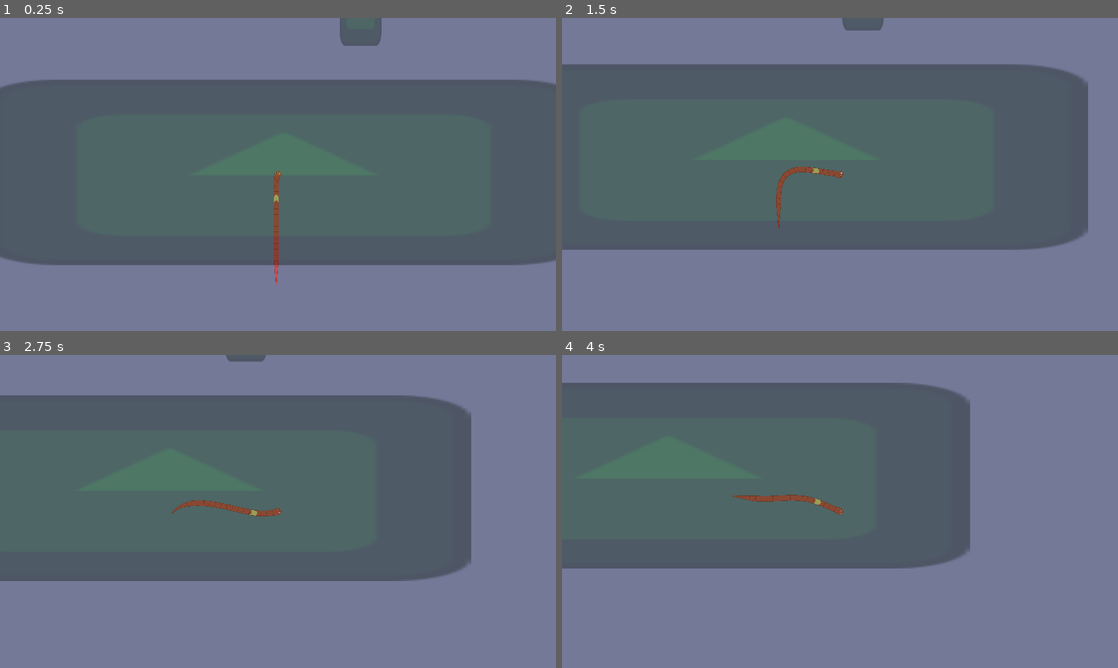
Above: before the commit, frames 1-4 (two rows, left to right).
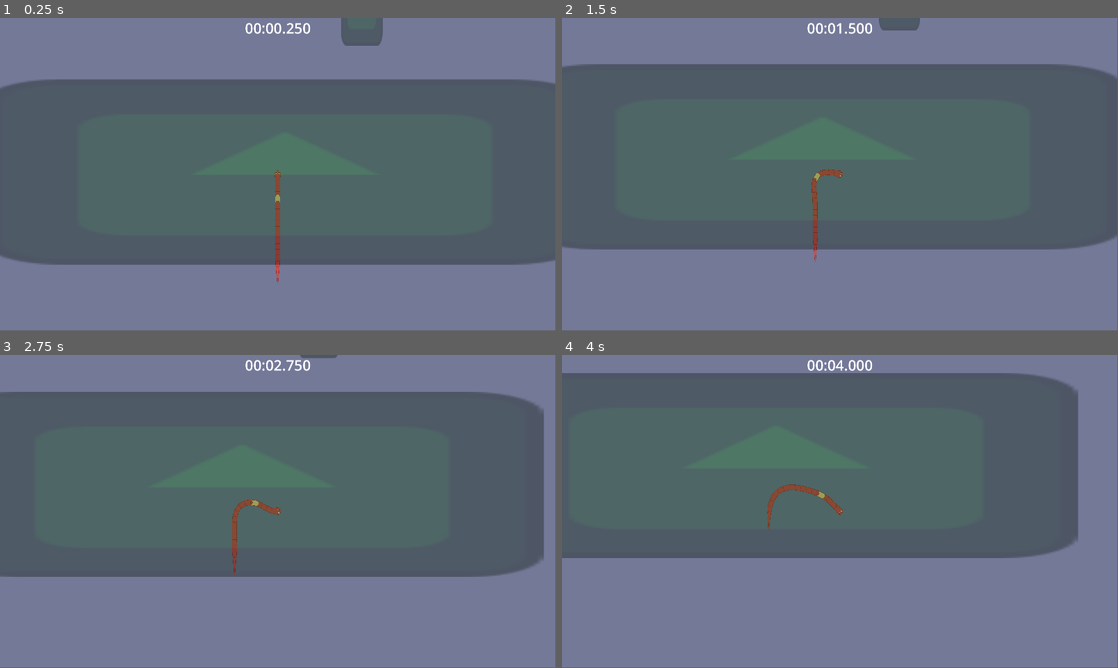
Above: after the commit, the same moments.

Repository: antax02/Mask-Spelet
Game: Godot game, scene res://scenes/levels/test_level.tscn
Same seed, same stepped clock (60 frames per second), same inputs: the game is played once before the commit and once after it. Before the commit the project starts from res://scenes/test/test_level.tscn. The engine's default icon, where the game draws it, is replaced by a stand-in: a white triangle on a blue panel in a dark square.
Inputs (mouse positions are in pixels of both pictures, inside the frame that each line leads up to):
- Up to frame 1 (0.25 s): no input
- Up to frame 2 (1.5 s): move the mouse to (962, 158) at 0.52 s; move the mouse to (728, 190) at 1.27 s
- Up to frame 3 (2.75 s): move the mouse to (333, 442) at 2.02 s
- Up to frame 4 (4 s): move the mouse to (812, 574) at 2.77 s; move the mouse to (1006, 558) at 3.52 s
In our replay, the window is 800x450 before the commit and 799x449 after it. These sizes can differ from the game's own. Grey fills any space a smaller window leaves; there, only what the larger window draws over its background counts as a difference.

The runs differ from the first frame. In frame 1, 0.5% of the frame differs, in the area x 44-100%, y 0-86%; in frame 2, 4.4%; in frame 3, 11%; in frame 4, 17%, in the area x 0-93%, y 1-69%.

Commit message:
Refactor player, timer, and finish logic structure
Moved player, timer, and procedural animation scenes and scripts into dedicated subfolders for better organization. Replaced finish line Area2D with a ground node marked as 'finish' and updated player logic to emit a signal when reaching the finish. Refactored timer UI and script to connect to the new player signal and display final time. Cleaned up unused input actions and removed obsolete finish and player scenes/scripts.

Diff:
--- a/project.godot
+++ b/project.godot
@@ -19,32 +19,16 @@
 
 window/size/viewport_width=1920
 window/size/viewport_height=1080
-window/size/mode=4
 window/size/resizable=false
 window/size/borderless=true
-window/stretch/mode="viewport"
+
+[global_group]
+
+finish=""
+ground=""
 
 [input]
 
-up={
-"deadzone": 0.2,
-"events": [Object(InputEventKey,"resource_local_to_scene":false,"resource_name":"","device":-1,"window_id":0,"alt_pressed":false,"shift_pressed":false,"ctrl_pressed":false,"meta_pressed":false,"pressed":false,"keycode":0,"physical_keycode":87,"key_label":0,"unicode":119,"location":0,"echo":false,"script":null)
-]
-}
-left={
-"deadzone": 0.2,
-"events": [Object(InputEventKey,"resource_local_to_scene":false,"resource_name":"","device":-1,"window_id":0,"alt_pressed":false,"shift_pressed":false,"ctrl_pressed":false,"meta_pressed":false,"pressed":false,"keycode":0,"physical_keycode":65,"key_label":0,"unicode":97,"location":0,"echo":false,"script":null)
-]
-}
-down={
-"deadzone": 0.2,
-"events": [Object(InputEventKey,"resource_local_to_scene":false,"resource_name":"","device":-1,"window_id":0,"alt_pressed":false,"shift_pressed":false,"ctrl_pressed":false,"meta_pressed":false,"pressed":false,"keycode":0,"physical_keycode":83,"key_label":0,"unicode":115,"location":0,"echo":false,"script":null)
-]
-}
-right={
-"deadzone": 0.2,
-"events": []
-}
 restart={
 "deadzone": 0.2,
 "events": [Object(InputEventKey,"resource_local_to_scene":false,"resource_name":"","device":-1,"window_id":0,"alt_press …(192 unchanged characters)…
--- a/scenes/UI/timer.tscn
+++ b/scenes/UI/timer.tscn
@@ -1,12 +1,6 @@
-[gd_scene load_steps=4 format=3 uid="uid://blp4d7idks2cp"]
+[gd_scene load_steps=2 format=3 uid="uid://52gps2rhq7b7"]
 
-[ext_resource type="Script" uid="uid://codqpxn6tswk4" path="res://scripts/timer.gd" id="1_fkwmc"]
-
-[sub_resource type="LabelSettings" id="LabelSettings_fkwmc"]
-font_size = 36
-
-[sub_resource type="LabelSettings" id="LabelSettings_npa5i"]
-font_size = 36
+[ext_resource type="Script" uid="uid://codqpxn6tswk4" path="res://scripts/ui/timer.gd" id="1_fkwmc"]
 
 [node name="Timer" type="Control"]
 layout_mode = 3
@@ -17,14 +11,14 @@
 grow_vertical = 2
 script = ExtResource("1_fkwmc")
 
-[node name="TimerLabel" type="Label" parent="."]
-layout_mode = 0
-offset_right = 40.0
-offset_bottom = 23.0
-label_settings = SubResource("LabelSettings_fkwmc")
-
-[node name="FinalTimeLabel" type="Label" parent="."]
-layout_mode = 0
-offset_right = 40.0
-offset_bottom = 23.0
-label_settings = SubResource("LabelSettings_npa5i")
+[node name="TimeLabel" type="Label" parent="."]
+layout_mode = 1
+anchors_preset = 5
+anchor_left = 0.5
+anchor_right = 0.5
+offset_left = -112.0
+offset_right = 112.0
+offset_bottom = 137.0
+grow_horizontal = 2
+theme_override_font_sizes/font_size = 50
+text = "00:00:00.000"
--- a/scenes/basic_ground.tscn
+++ b/scenes/enviroment/ground_basic.tscn
@@ -5,13 +5,11 @@
 [sub_resource type="RectangleShape2D" id="RectangleShape2D_q5u81"]
 size = Vector2(128, 128)
 
-[node name="GroundBasic" type="Node2D"]
-
-[node name="Area2D" type="Area2D" parent="."]
-
-[node name="CollisionShape2D" type="CollisionShape2D" parent="Area2D"]
-shape = SubResource("RectangleShape2D_q5u81")
+[node name="GroundBasic" type="Area2D" groups=["ground"]]
 
 [node name="Sprite2D" type="Sprite2D" parent="."]
 self_modulate = Color(0, 0.4509804, 0, 0.32941177)
 texture = ExtResource("1_x7ils")
+
+[node name="CollisionShape2D" type="CollisionShape2D" parent="."]
+shape = SubResource("RectangleShape2D_q5u81")
--- a/scenes/finish.tscn
+++ /dev/null
@@ -1,17 +0,0 @@
-[gd_scene load_steps=4 format=3 uid="uid://cwx7frkabknei"]
-
-[ext_resource type="Texture2D" uid="uid://dbxt8py5723yj" path="res://icon.svg" id="1_4piks"]
-[ext_resource type="Script" uid="uid://d084ucl1757ec" path="res://scripts/finish.gd" id="1_nrefy"]
-
-[sub_resource type="RectangleShape2D" id="RectangleShape2D_f815f"]
-size = Vector2(127, 127)
-
-[node name="Finish" type="Area2D"]
-script = ExtResource("1_nrefy")
-
-[node name="CollisionShape2D" type="CollisionShape2D" parent="."]
-position = Vector2(0.5, 0.5)
-shape = SubResource("RectangleShape2D_f815f")
-
-[node name="Sprite2D" type="Sprite2D" parent="."]
-texture = ExtResource("1_4piks")
--- a/scenes/test/test_level.tscn
+++ b/scenes/levels/test_level.tscn
@@ -1,8 +1,8 @@
 [gd_scene load_steps=4 format=3 uid="uid://l5xwkiyk7f8m"]
 
-[ext_resource type="PackedScene" uid="uid://bggnwmnubx1wk" path="res://scenes/player.tscn" id="1_ipv86"]
-[ext_resource type="PackedScene" uid="uid://dr2whnta44ipn" path="res://scenes/basic_ground.tscn" id="3_mr7is"]
-[ext_resource type="PackedScene" uid="uid://cwx7frkabknei" path="res://scenes/finish.tscn" id="4_aq6h5"]
+[ext_resource type="PackedScene" uid="uid://bggnwmnubx1wk" path="res://scenes/player/player.tscn" id="1_ipv86"]
+[ext_resource type="PackedScene" uid="uid://52gps2rhq7b7" path="res://scenes/ui/timer.tscn" id="3_fr1um"]
+[ext_resource type="PackedScene" uid="uid://dr2whnta44ipn" path="res://scenes/enviroment/ground_basic.tscn" id="3_mr7is"]
 
 [node name="TestLevel" type="Node2D"]
 
@@ -170,6 +170,16 @@
 rotation = -0.838644
 scale = Vector2(0.691944, 1.26202)
 
-[node name="FinishLine" parent="." instance=ExtResource("4_aq6h5")]
-position = Vector2(2501, -6417)
-scale = Vector2(2.84415, 2.15809)
+[node name="GroundBasic33" parent="Ground" groups=["finish"] instance=ExtResource("3_mr7is")]
+position = Vector2(2546.0002, -6441)
+rotation = -1.5707964
+scale = Vector2(1.3686339, 2.7281866)
+
+[node name="Sprite2D" parent="Ground/GroundBasic33" index="0" groups=["finish"]]
+self_modulate = Color(0, 0.34922138, 0.7371704, 0.32941177)
+
+[node name="CanvasLayer" type="CanvasLayer" parent="."]
+
+[node name="Timer" parent="CanvasLayer" instance=ExtResource("3_fr1um")]
+
+[editable path="Ground/GroundBasic33"]
--- a/scenes/player.tscn
+++ /dev/null
@@ -1,30 +0,0 @@
-[gd_scene load_steps=5 format=3 uid="uid://bggnwmnubx1wk"]
-
-[ext_resource type="Script" uid="uid://ct47vaipg3wj6" path="res://scripts/player.gd" id="1_qbvv4"]
-[ext_resource type="PackedScene" uid="uid://nqfmptmdr0p0" path="res://scenes/procedural_animation.tscn" id="2_gptef"]
-
-[sub_resource type="CircleShape2D" id="CircleShape2D_gptef"]
-radius = 65.9242
-
-[sub_resource type="CapsuleShape2D" id="CapsuleShape2D_gptef"]
-radius = 64.0
-height = 136.0
-
-[node name="Player" type="CharacterBody2D"]
-scale = Vector2(0.5, 0.5)
-script = ExtResource("1_qbvv4")
-
-[node name="Area2D" type="Area2D" parent="."]
-
-[node name="CollisionShape2D" type="CollisionShape2D" parent="Area2D"]
-shape = SubResource("CircleShape2D_gptef")
-
-[node name="Camera2D" type="Camera2D" parent="."]
-
-[node name="CollisionShape2D" type="CollisionShape2D" parent="."]
-shape = SubResource("CapsuleShape2D_gptef")
-
-[node name="ProceduralAnimation" parent="." instance=ExtResource("2_gptef")]
-
-[connection signal="area_entered" from="Area2D" to="." method="_on_area_2d_area_entered"]
-[connection signal="area_exited" from="Area2D" to="." method="_on_area_2d_area_exited"]
--- /dev/null
+++ b/scenes/player/player.tscn
@@ -0,0 +1,26 @@
+[gd_scene load_steps=4 format=3 uid="uid://bggnwmnubx1wk"]
+
+[ext_resource type="Script" uid="uid://ct47vaipg3wj6" path="res://scripts/player/player.gd" id="1_qbvv4"]
+[ext_resource type="PackedScene" uid="uid://nqfmptmdr0p0" path="res://scenes/player/procedural_animation.tscn" id="2_gptef"]
+
+[sub_resource type="CircleShape2D" id="CircleShape2D_gptef"]
+radius = 65.9242
+
+[node name="Player" type="CharacterBody2D" groups=["player"]]
+scale = Vector2(0.5, 0.5)
+script = ExtResource("1_qbvv4")
+
+[node name="DetectionArea" type="Area2D" parent="."]
+
+[node name="DetectionCollision" type="CollisionShape2D" parent="DetectionArea"]
+shape = SubResource("CircleShape2D_gptef")
+
+[node name="Camera2D" type="Camera2D" parent="."]
+
+[node name="ProceduralAnimation" parent="." instance=ExtResource("2_gptef")]
+
+[node name="Camera2D2" type="Camera2D" parent="."]
+visible = false
+
+[connection signal="area_entered" from="DetectionArea" to="." method="_on_area_2d_area_entered"]
+[connection signal="area_exited" from="DetectionArea" to="." method="_on_area_2d_area_exited"]
--- a/scenes/procedural_animation.tscn
+++ b/scenes/player/procedural_animation.tscn
@@ -1,6 +1,6 @@
 [gd_scene load_steps=2 format=3 uid="uid://nqfmptmdr0p0"]
 
-[ext_resource type="Script" uid="uid://b33s50bia84jq" path="res://scripts/procedural_animation.gd" id="1_nulob"]
+[ext_resource type="Script" uid="uid://b33s50bia84jq" path="res://scripts/player/procedural_animation.gd" id="1_nulob"]
 
 [node name="ProceduralAnimation" type="Node2D"]
 script = ExtResource("1_nulob")
--- a/scripts/finish.gd
+++ /dev/null
@@ -1,12 +0,0 @@
-extends Area2D
-
-signal player_finished
-
-func _ready():
-	body_entered.connect(_on_body_entered)
-
-func _on_body_entered(body):
-	# Check if the body is in the "player" group
-	if body.is_in_group("player"):
-		print("Player reached finish line!")
-		player_finished.emit()
--- a/scripts/player.gd
+++ b/scripts/player/player.gd
@@ -1,44 +1,44 @@
 extends CharacterBody2D
+
+signal finished_level
 
 @export var acceleration: float = 200
 @export var max_speed: float = 300.0
 @export var min_speed: float = 50
+@export var gravity: float = 5.0
+
 var is_in_ground = false
 
 func _ready():
 	add_to_group("player")
 
-func is_player() -> bool:
-	return true
-
-
 func _physics_process(delta: float) -> void:
-	# Get direction to mouse
 	var mouse_pos = get_global_mouse_position()
 	var direction = (mouse_pos - global_position).normalized()
 
-	# Accelerate towards mouse
 	if is_in_ground:
 		velocity += direction * acceleration * delta
 	else:
-		velocity.y += 5.0  # Gravity when not on ground
+		velocity.y += gravity
 
-	# Limit speed
 	if velocity.length() > max_speed:
 		velocity = velocity.normalized() * max_speed
 	if velocity.length() < min_speed:
 		velocity = velocity.normalized() * min_speed
-	# Apply movement
+
 	move_and_slide()
 
+func _on_area_2d_area_entered(area: Area2D) -> void:
+	if area.is_in_group("ground"):
+		is_in_ground = true
 
-func _on_area_2d_area_entered(area: Area2D) -> void:
-	is_in_ground = true
-
+	if area.is_in_group("finish"):
+		finished_level.emit()
 
 func _on_area_2d_area_exited(area: Area2D) -> void:
-	is_in_ground = false
+	if area.is_in_group("ground"):
+		is_in_ground = false
 
 func _input(event: InputEvent) -> void:
-	if(event.is_action_pressed("restart")):
+	if event.is_action_pressed("restart"):
 		get_tree().reload_current_scene()
--- a/scripts/timer.gd
+++ /dev/null
@@ -1,72 +0,0 @@
-extends Control
-
-@onready var timer_label = $TimerLabel  # Label node to display the timer
-@onready var final_time_label = $FinalTimeLabel  # Label to show final time (initially hidden)
-
-var start_time: float = 0.0
-var is_running: bool = false
-var final_time: float = 0.0
-
-func _ready():
-	# Start the timer immediately when the scene loads
-	start_timer()
-
-	# Hide final time label initially
-	if final_time_label:
-		final_time_label.visible = false
-
-	# Connect to the finish line signal
-	# Make sure your finish line area is named "FinishLine" or adjust the path
-	var finish_line = get_node("../../FinishLine")  # Adjust path as needed
-	if finish_line:
-		finish_line.player_finished.connect(_on_player_finished)
-
-func _process(delta):
-	if is_running:
-		var current_time = Time.get_time_dict_from_system()
-		var elapsed = (Time.get_ticks_msec() - start_time) / 1000.0
-		update_timer_display(elapsed)
-
-func start_timer():
-	start_time = Time.get_ticks_msec()
-	is_running = true
-	print("Speedrun timer started!")
-
-func stop_timer():
-	if is_running:
-		is_running = false
-		final_time = (Time.get_ticks_msec() - start_time) / 1000.0
-		print("Speedrun finished! Time: ", format_time(final_time))
-
-		# Show final time
-		if final_time_label:
-			final_time_label.text = "Final Time: " + format_time(final_time)
-			final_time_label.visible = true
-
-		# Hide running timer
-		if timer_label:
-			timer_label.visible = false
-
-func update_timer_display(time: float):
-	if timer_label:
-		timer_label.text = format_time(time)
-
-func format_time(time: float) -> String:
-	var minutes = int(time) / 60
-	var seconds = int(time) % 60
-	var milliseconds = int((time - int(time)) * 1000)
-	return "%02d:%02d.%03d" % [minutes, seconds, milliseconds]
-
-func _on_player_finished():
-	stop_timer()
-	print("Stopping timer")
-
-func reset_timer():
-	is_running = false
-	start_time = 0.0
-	final_time = 0.0
-	if timer_label:
-		timer_label.visible = true
-		timer_label.text = "00:00.000"
-	if final_time_label:
-		final_time_label.visible = false
--- /dev/null
+++ b/scripts/ui/timer.gd
@@ -0,0 +1,35 @@
+extends Control
+
+@onready var time_label = $TimeLabel
+
+var start_time: float = 0.0
+var is_running: bool = true
+
+func _ready():
+	start_time = Time.get_ticks_msec()
+
+	var player = get_tree().get_first_node_in_group("player")
+	if player:
+		player.finished_level.connect(_on_player_finished)
+
+func _process(_delta):
+	if is_running:
+		var elapsed = (Time.get_ticks_msec() - start_time) / 1000.0
+		time_label.text = format_time(elapsed)
+
+func _on_player_finished():
+	is_running = false
+	var final_time = (Time.get_ticks_msec() - start_time) / 1000.0
+	time_label.text = "Final Time: " + format_time(final_time)
+
+func format_time(time: float) -> String:
+	var total_seconds = int(time)
+	var hours = total_seconds / 3600
+	var minutes = (total_seconds % 3600) / 60
+	var seconds = total_seconds % 60
+	var milliseconds = int((time - int(time)) * 1000)
+
+	if hours > 0:
+		return "%02d:%02d:%02d.%03d" % [hours, minutes, seconds, milliseconds]
+	else:
+		return "%02d:%02d.%03d" % [minutes, seconds, milliseconds]
Not shown, changed: icon.svg.import
Not shown, removed: scripts/finish.gd.uid
Renamed: scripts/player.gd.uid -> scripts/player/player.gd.uid
Renamed: scripts/procedural_animation.gd -> scripts/player/procedural_animation.gd
Renamed: scripts/procedural_animation.gd.uid -> scripts/player/procedural_animation.gd.uid
Renamed: scripts/timer.gd.uid -> scripts/ui/timer.gd.uid
